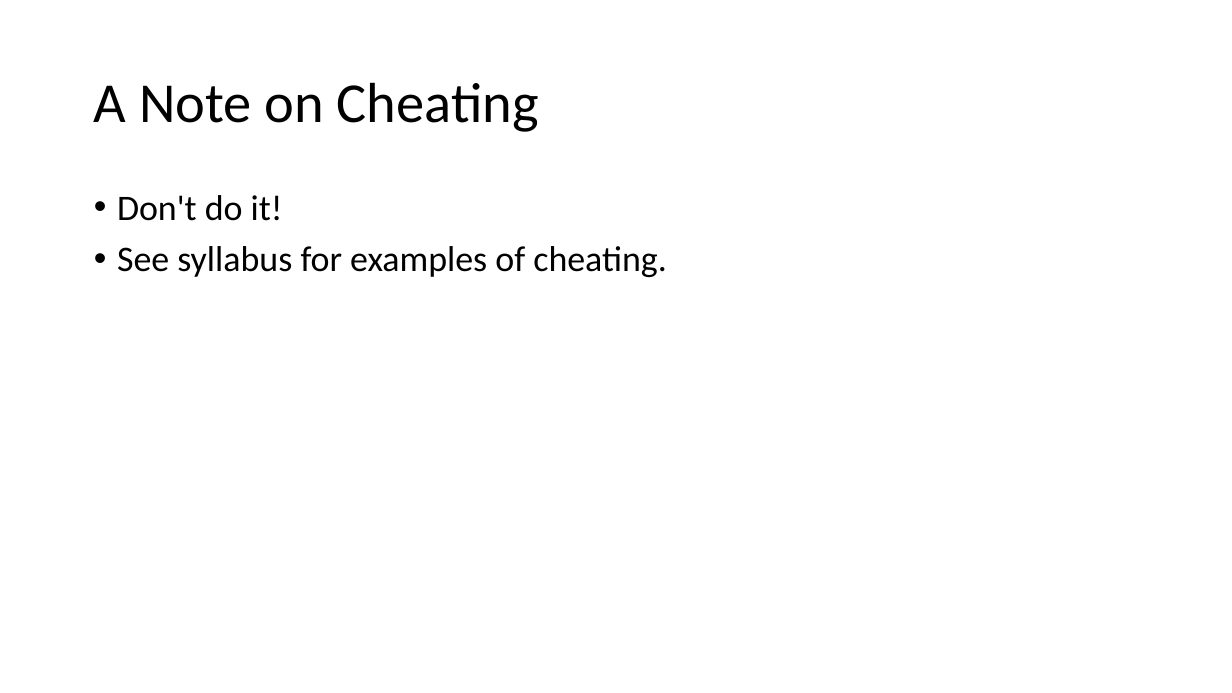
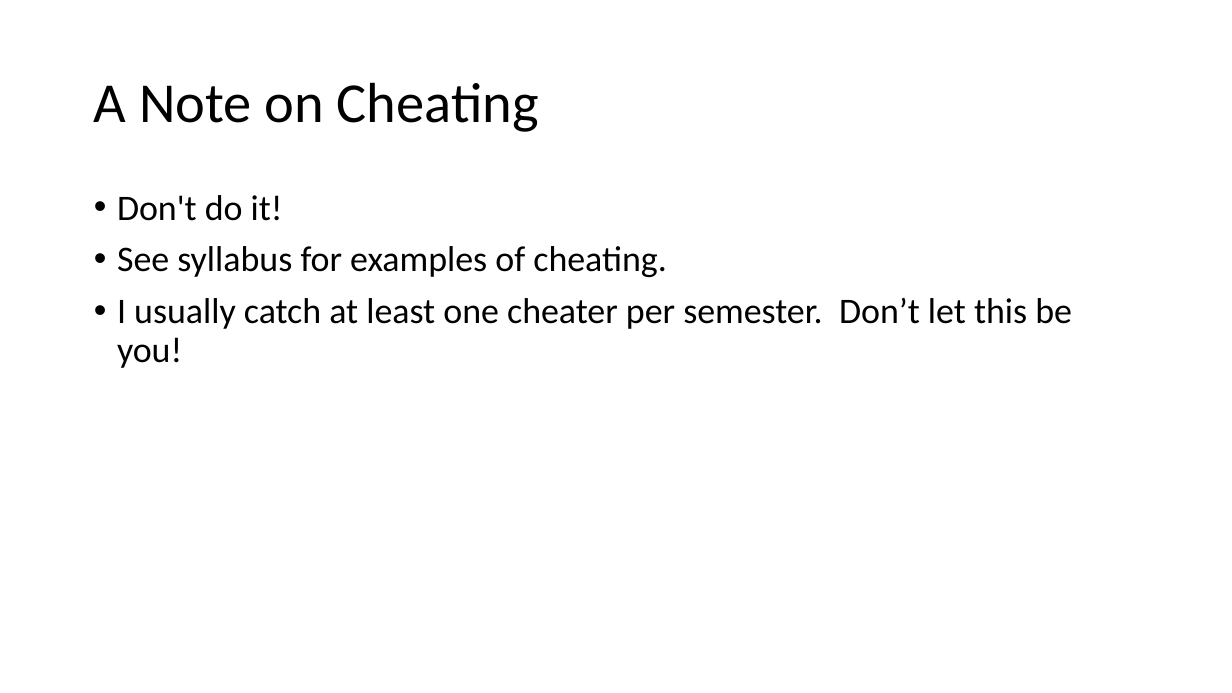
Before and after one commit to acarteas/Teaching-DataStructures, a slide deck: slide 10 of lectures/2019-01-22 introduction/2019-01-22 introduction.pptx. Drawn at 1232x693 pixels with LibreOffice and Linux fonts; fonts in the diff are those of the drawing. Boxes give left, top, right and bottom in pixels: in the first picture for what was removed or moved away, otherwise in the second. Text is boxed around its words. In the diff, an @@ line names an element or a change of style, - is before the commit and + after.

```diff
--- a/lectures/2019-01-22 introduction/2019-01-22 introduction.pptx
+++ b/lectures/2019-01-22 introduction/2019-01-22 introduction.pptx
@@ text at (117, 298, 1072, 368): paragraph added @@
+• I usually catch at least one cheater per semester. Don’t let this be you!
```
Also in this commit, not shown: 3 other slides changed, 1 slide added.
